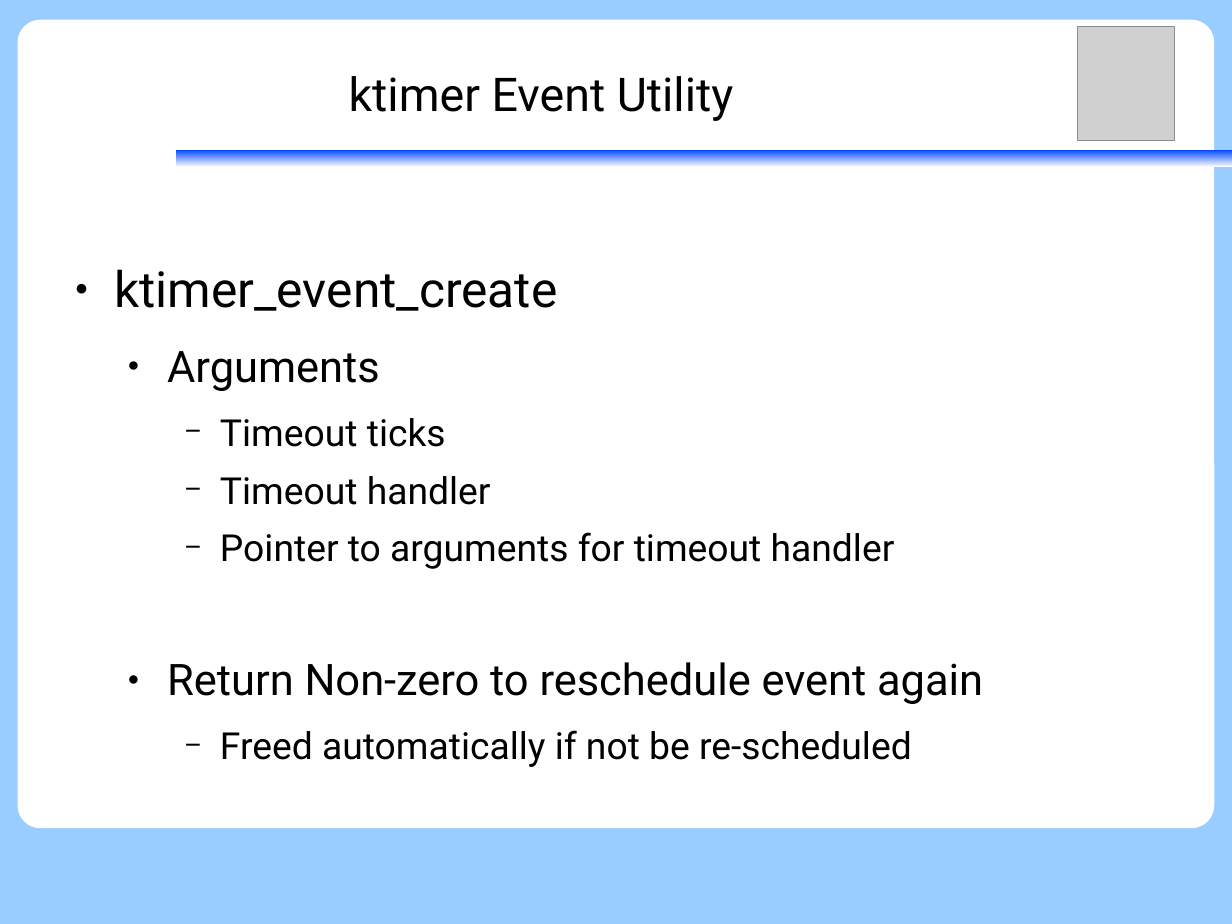
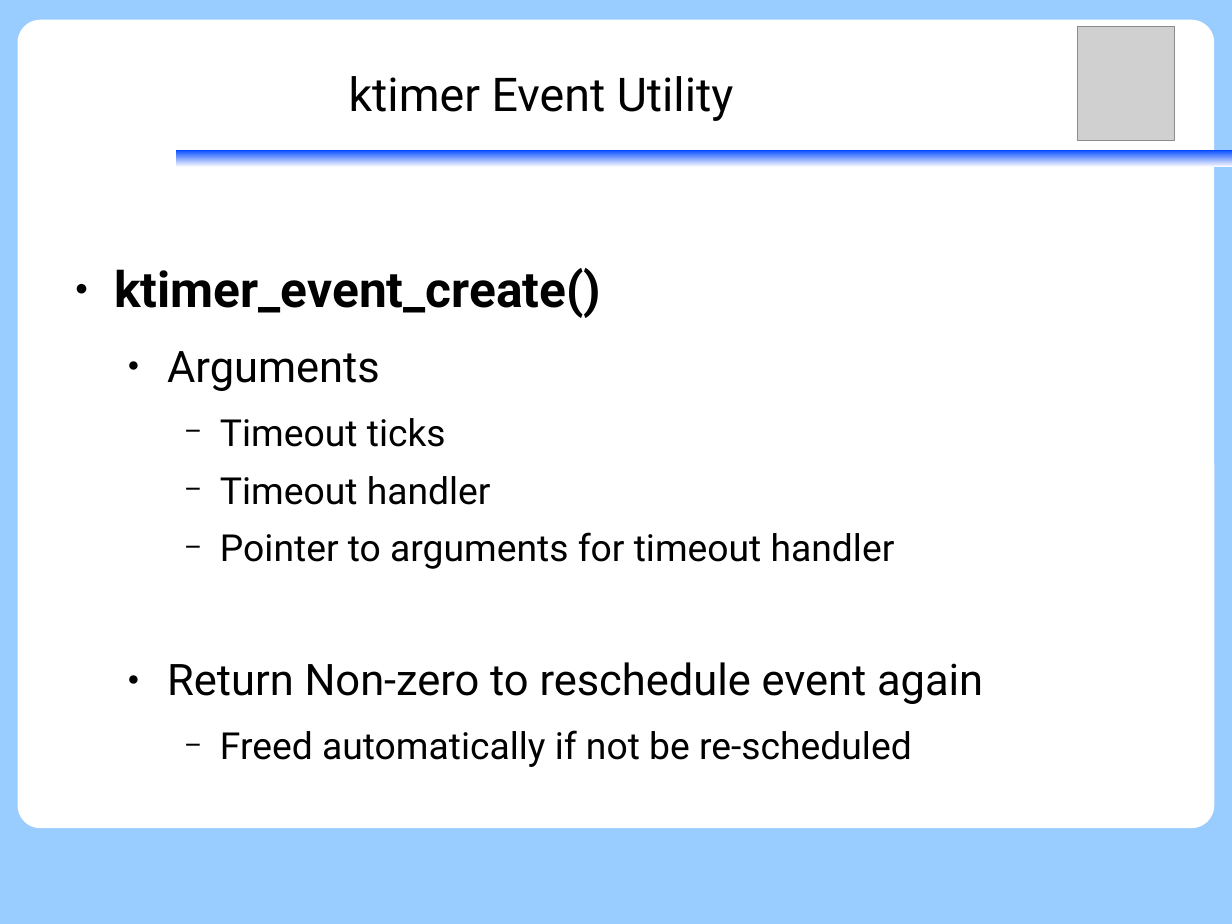
Before and after one commit to vh21/documents, a slide deck: slide 21 of ukernel/f9-microkernel-ktimer.odp (slide 19 before the commit). Drawn at 1232x924 pixels with LibreOffice and Linux fonts; fonts in the diff are those of the drawing; grey boxes stand for pictures. Boxes give left, top, right and bottom in pixels: in the first picture for what was removed or moved away, otherwise in the second. Text is boxed around its words. In the diff, an @@ line names an element or a change of style, - is before the commit and + after.

```diff
--- a/ukernel/f9-microkernel-ktimer.odp
+++ b/ukernel/f9-microkernel-ktimer.odp
@@ text at <box>114,268,601,318</box>: text changed; bold on @@
-● ktimer_event_create
+● ktimer_event_create()
```
Also in this commit, not shown: 12 other slides changed, 5 slides added.
